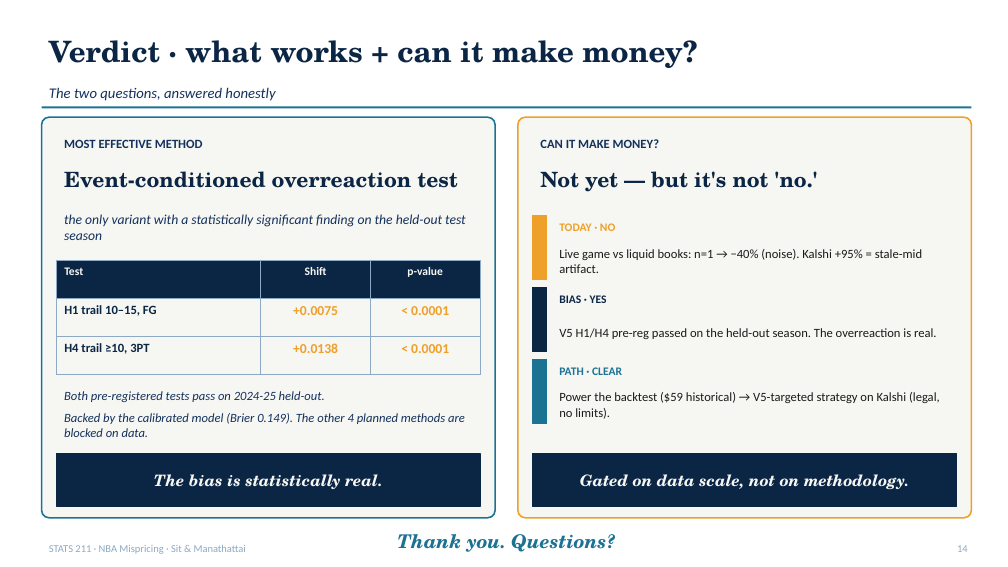
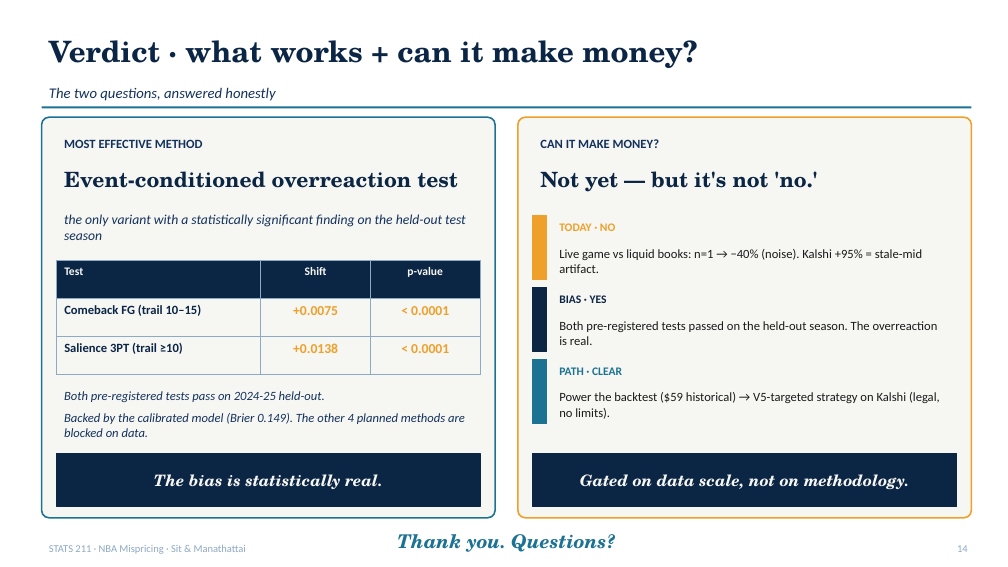
Before and after one commit to ivan-sit/live-nba-market-mispricing-detection, a slide deck: slide 14 of slides/final_deck.pptx. Drawn at 1008x567 pixels with LibreOffice and Linux fonts; fonts in the diff are those of the drawing. Boxes give left, top, right and bottom in pixels: in the first picture for what was removed or moved away, otherwise in the second. Text is boxed around its words. In the diff, an @@ line names an element or a change of style, - is before the commit and + after.

```diff
--- a/slides/final_deck.pptx
+++ b/slides/final_deck.pptx
@@ table at [57, 261, 480, 358] @@
-row 2, column 1: H1 trail 10–15, FG
+row 2, column 1: Comeback FG (trail 10–15)
-row 3, column 1: H4 trail ≥10, 3PT
+row 3, column 1: Salience 3PT (trail ≥10)
@@ text at [559, 321, 938, 345]: text changed @@
-V5 H1/H4 pre-reg passed on the held-out season. The overreaction is real.
+Both pre-registered tests passed on the held-out season. The overreaction is real.
```
Also in this commit, not shown: 2 other slides changed, 2 slides added, 2 slides removed, 5 other files.
